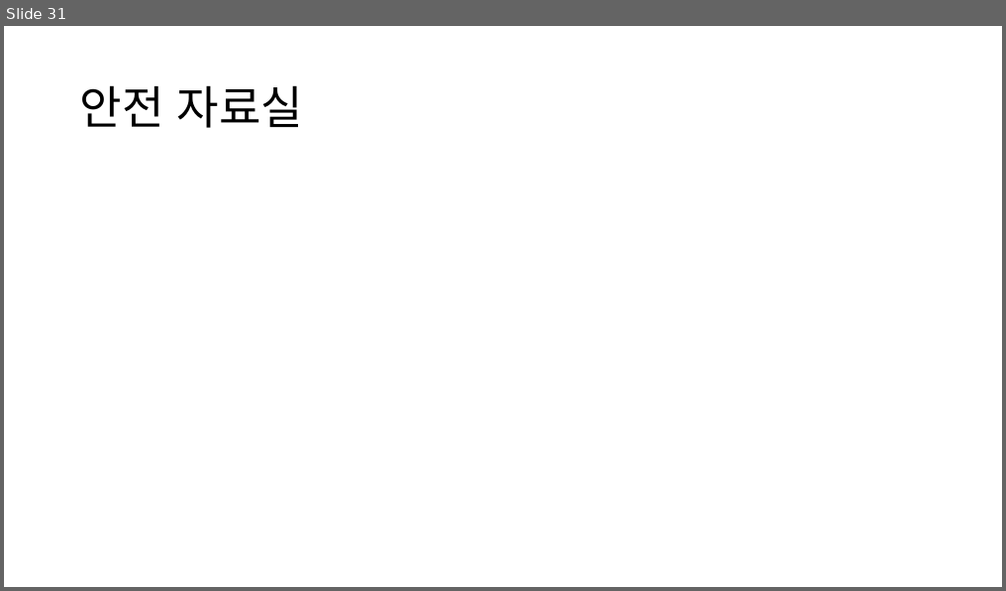
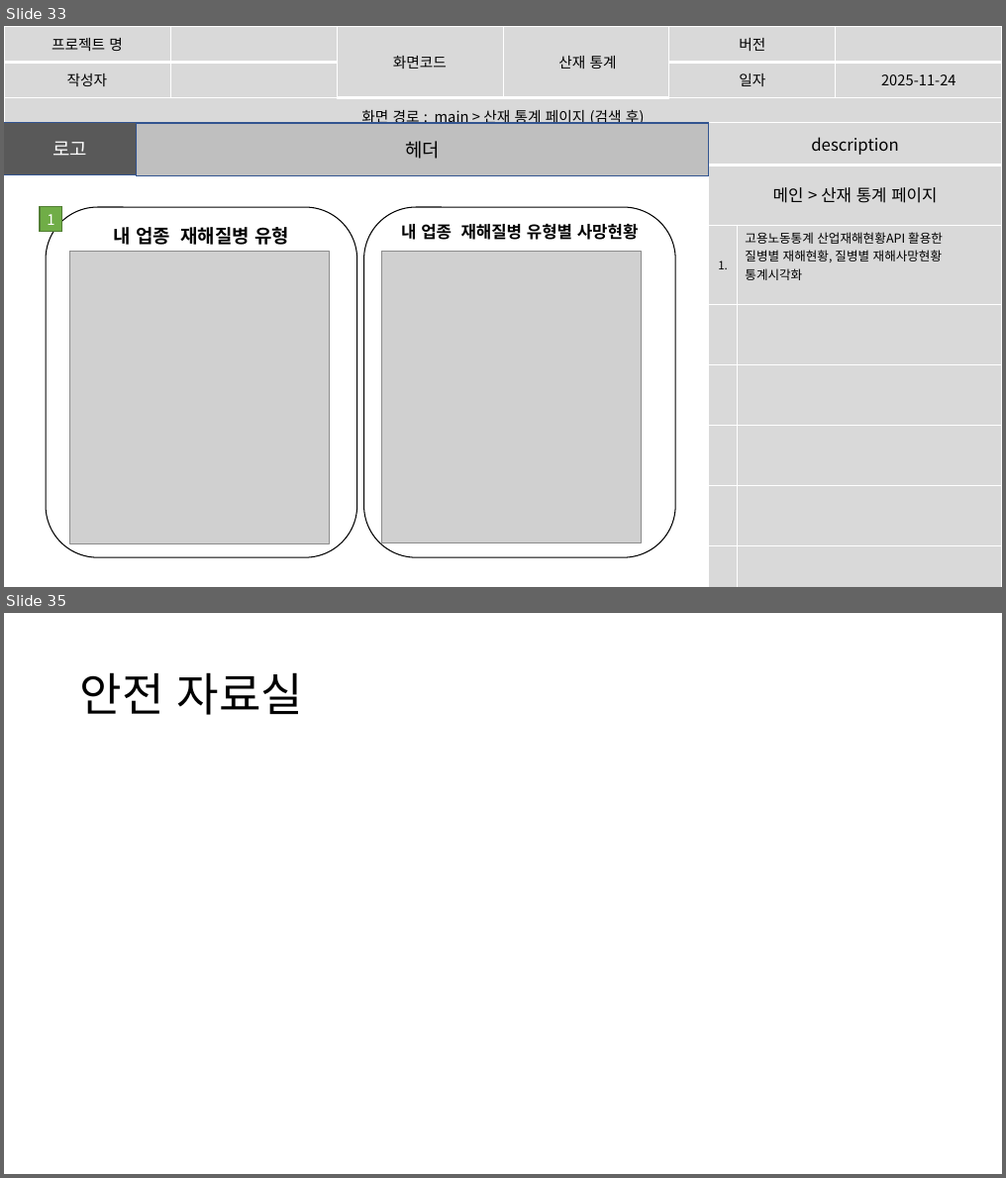
Before and after one commit to imyongchan/source, a slide deck: 종합기획/종합/스토리보드_종합중.pptx. Shown one above the other, each under a label of ours: slide 31 before the commit, slides 33 and 35 after it; the slides between them are not shown. The pictures are 1006x591 and 1006x1178 pixels, drawn with LibreOffice and Linux fonts; fonts in the diff are those of the drawing; grey boxes stand for pictures. Boxes give left, top, right and bottom in pixels: in the first picture for what was removed or moved away, otherwise in the second. Text is boxed around its words. In the diff, an @@ line names an element or a change of style, - is before the commit and + after.

Commit message:
산재통계, 관리자 헤더 추가

```diff
--- a/종합기획/종합/스토리보드_종합중.pptx
+++ b/종합기획/종합/스토리보드_종합중.pptx
@@ slide 33 added at [4, 26, 1002, 587], background #FFFFFF @@
@@ table added at [4, 26, 1001, 140], 3 rows, 6 columns @@
+프로젝트 명 |  | 화면코드 | 산재 통계 | 버전 | 
+작성자 |  |  |  | 일자 | 2025-11-24
+화면 경로 : main > 산재 통계 페이지 (검색 후) |  |  |  |  | 
@@ rectangle added at [4, 123, 137, 174], fill #595959, outline #325491 1 pt, 18 pt, text #FFFFFF @@
+로고
@@ rectangle added at [137, 123, 709, 175], fill #BFBFBF, outline #325491 1 pt, 18 pt, text #000000 @@
+헤더
@@ table added at [709, 123, 1002, 587], 8 rows, 2 columns @@
+description | 
+메인 > 산재 통계 페이지 | 
+1. | 고용노동통계 산업재해현황API 활용한 / 질병별 재해현황, 질병별 재해사망현황 통계시각화
+ | 
+ | 
+ | 
+ | 
+ | 
@@ rectangle added at [40, 206, 62, 232], fill #70AD47, outline #538035 1 pt, 14 pt, text #FFFFFF @@
+1
@@ rounded rectangle added at [46, 207, 357, 558], fill #FFFFFF, outline #000000 1 pt @@
@@ text added at [114, 227, 289, 245], 18 pt, text #000000, bold @@
+내 업종 재해질병 유형
@@ rounded rectangle added at [364, 207, 675, 558], fill #FFFFFF, outline #000000 1 pt @@
@@ text added at [401, 224, 639, 240], 16 pt, text #000000, bold @@
+내 업종 재해질병 유형별 사망현황
@@ picture added at [70, 252, 329, 544] @@
@@ picture added at [381, 251, 641, 544] @@
@@ what was slide 31 is now slide 35 @@
```
Also in this commit, not shown: 1 slide changed, 8 other slides added, 2 slides removed.
